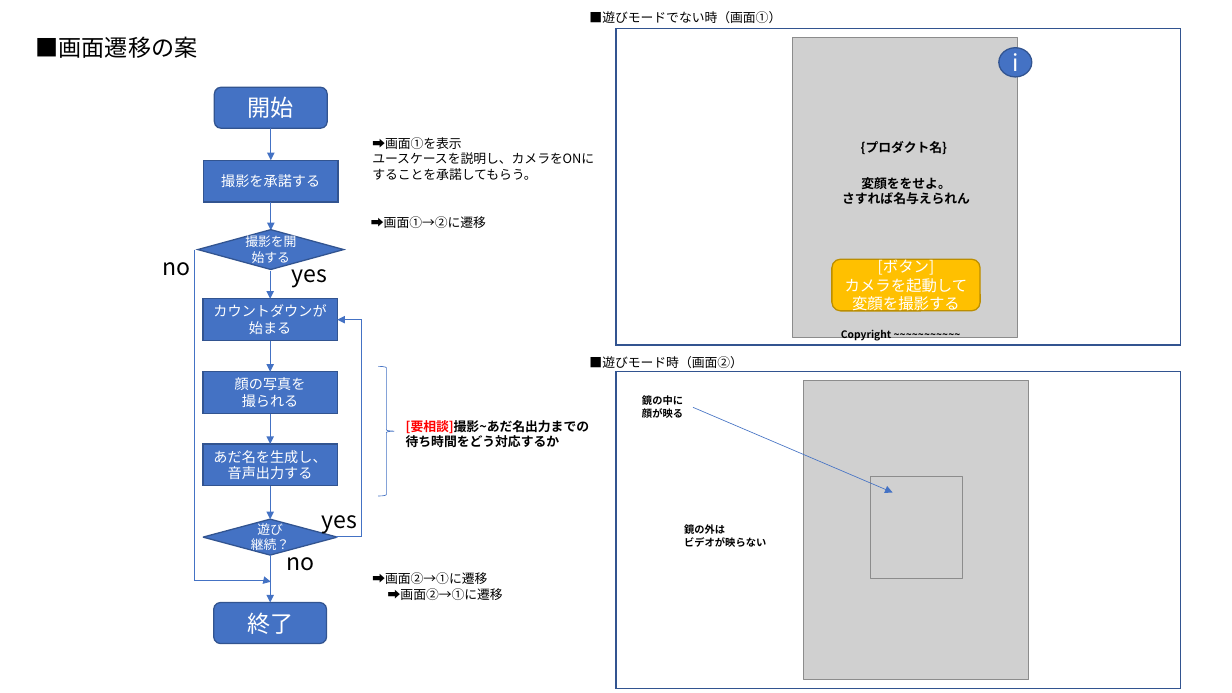
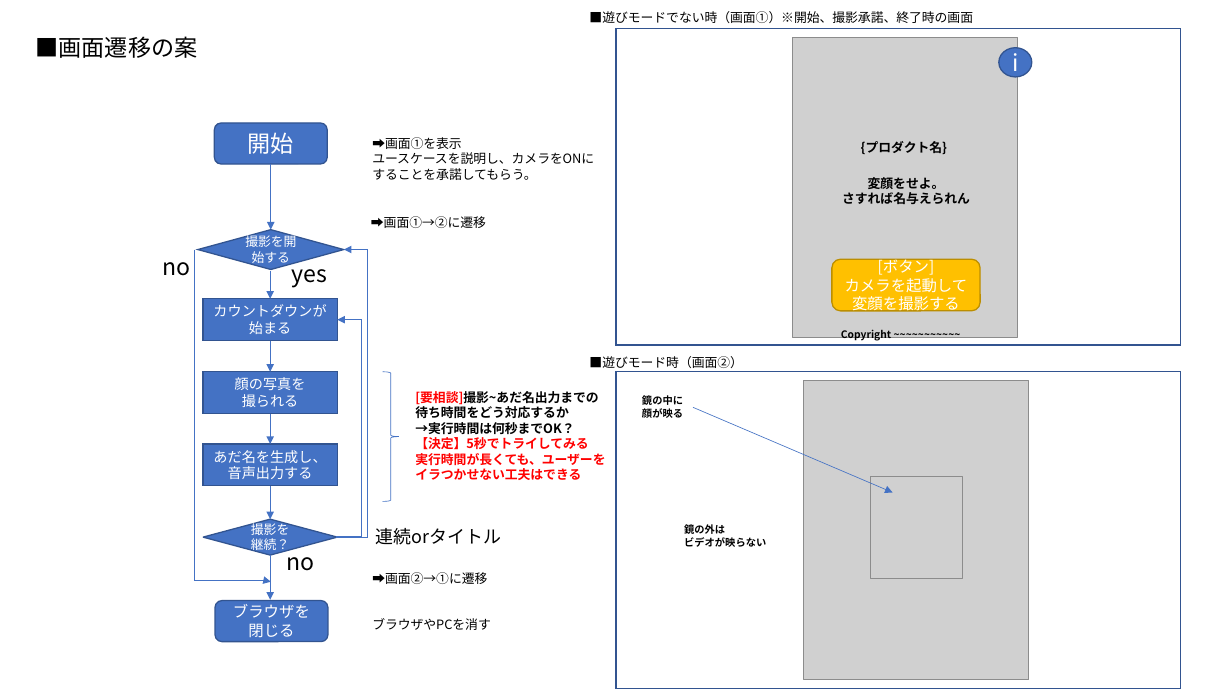
Before and after one commit to RifujinHat/Documents, a slide deck: slide 3 of UI関連/UI_20210904.pptx. Drawn at 1232x693 pixels with LibreOffice and Linux fonts; fonts in the diff are those of the drawing; grey boxes stand for pictures. Boxes give left, top, right and bottom in pixels: in the first picture for what was removed or moved away, otherwise in the second. Text is boxed around its words. In the diff, an @@ line names an element or a change of style, - is before the commit and + after.

```diff
--- a/UI関連/UI_20210904.pptx
+++ b/UI関連/UI_20210904.pptx
@@ text at <box>589,11,973,23</box>: text changed @@
-■遊びモードでない時（画面①）
+■遊びモードでない時（画面①）※開始、撮影承諾、終了時の画面
@@ rounded rectangle "開始": place and size @@
-rounded rectangle "開始" at <box>214,87,327,128</box>
+rounded rectangle "開始" at <box>214,123,327,164</box>
@@ rectangle removed at <box>203,160,337,201</box> @@
-撮影を承諾する
@@ arrow moved from (271, 128) - (271, 160) to (271, 165) - (271, 230) @@
@@ text at <box>868,177,945,189</box>: text changed @@
-変顔ををせよ。
+変顔をせよ。
@@ arrow removed from (271, 202) to (271, 230) @@
@@ elbow arrow added from (336, 536) to (344, 250), #4472C4 0.5 pt @@
@@ right brace: place and size @@
-right brace at <box>378,366,395,495</box>
+right brace at <box>383,372,399,501</box>
@@ text "[要相談]撮影~あだ名出力までの": place and size @@
-text "[要相談]撮影~あだ名出力までの" at <box>406,420,589,447</box>
+text "[要相談]撮影~あだ名出力までの" at <box>415,391,605,480</box>
@@ text at <box>415,422,605,480</box>: paragraphs added @@
+→実行時間は何秒までOK？
+【決定】5秒でトライしてみる
+実行時間が長くても、ユーザーをイラつかせない工夫はできる
@@ text in diamond at <box>251,521,289,539</box>: text changed @@
-遊び
+撮影を
@@ text removed at <box>322,515,358,534</box> @@
-yes
@@ text added at <box>376,528,502,545</box>, 14 pt, text #000000 @@
+連続orタイトル
@@ text in rounded rectangle at <box>233,604,310,638</box>: text changed; size 18 to 12 pt @@
-終了
+ブラウザを閉じる
@@ text added at <box>372,618,491,630</box>, 10 pt, text #000000 @@
+ブラウザやPCを消す
```
Also in this commit, not shown: 2 other slides changed, 2 other files.
